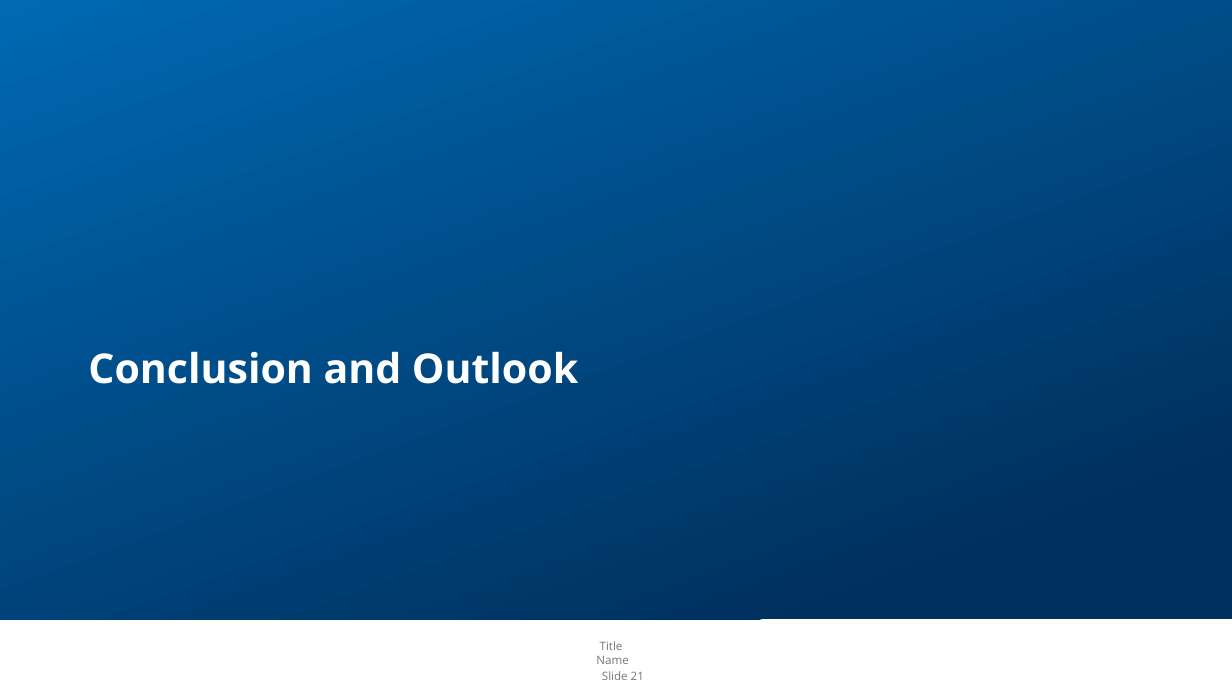
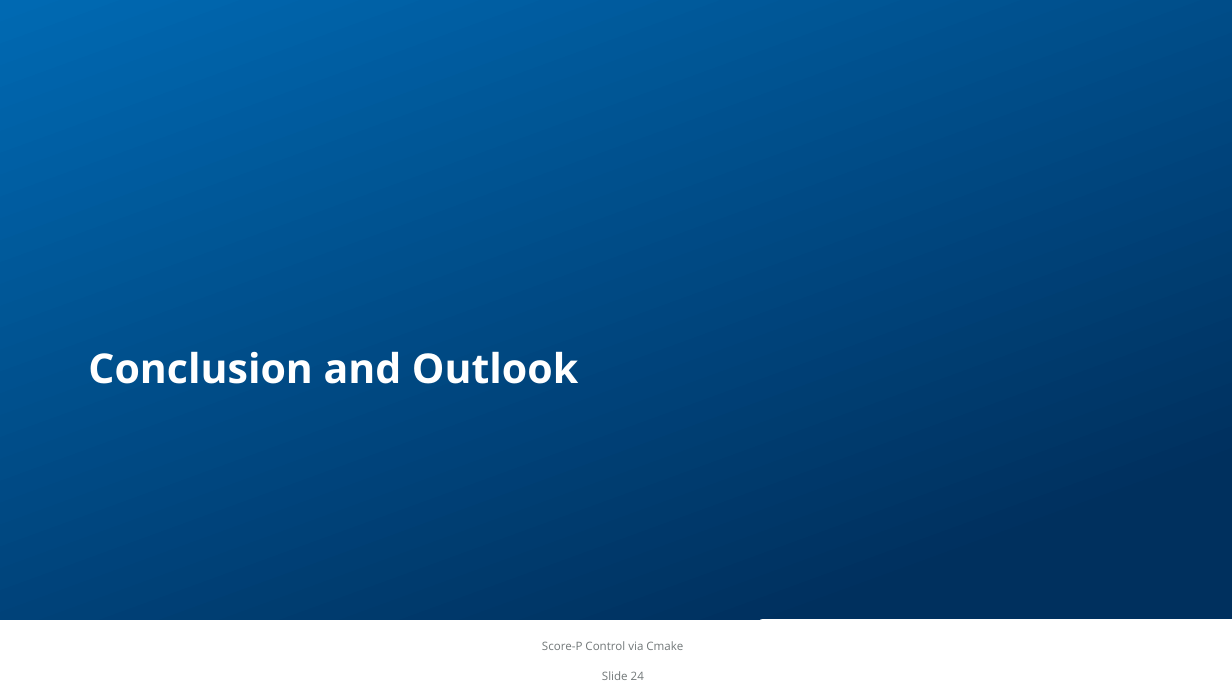
Before and after one commit to Deric-W/FindScoreP, a slide deck: slide 24 of paper/presentation.pptx (slide 21 before the commit). Drawn at 1232x693 pixels with LibreOffice and Linux fonts; fonts in the diff are those of the drawing; background and template pictures are left out. Boxes give left, top, right and bottom in pixels: in the first picture for what was removed or moved away, otherwise in the second. Text is boxed around its words. In the diff, an @@ line names an element or a change of style, - is before the commit and + after.

```diff
--- a/paper/presentation.pptx
+++ b/paper/presentation.pptx
@@ text added at bbox=[542, 641, 683, 650], 9 pt, text #727879 @@
+Score-P Control via Cmake
@@ text removed at bbox=[596, 641, 628, 664] @@
-Title
-Name
@@ page number at bbox=[602, 671, 644, 680]: text changed @@
-Slide 21
+Slide 24
```
Also in this commit, not shown: 21 other slides changed, 4 slides added, 1 slide removed, 6 other files.
